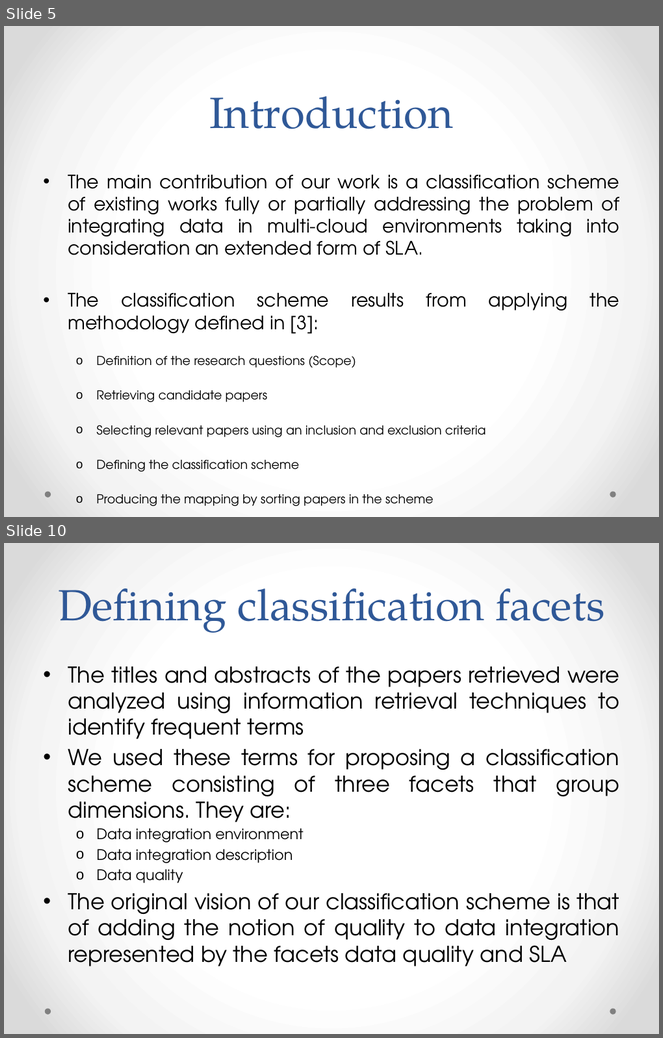
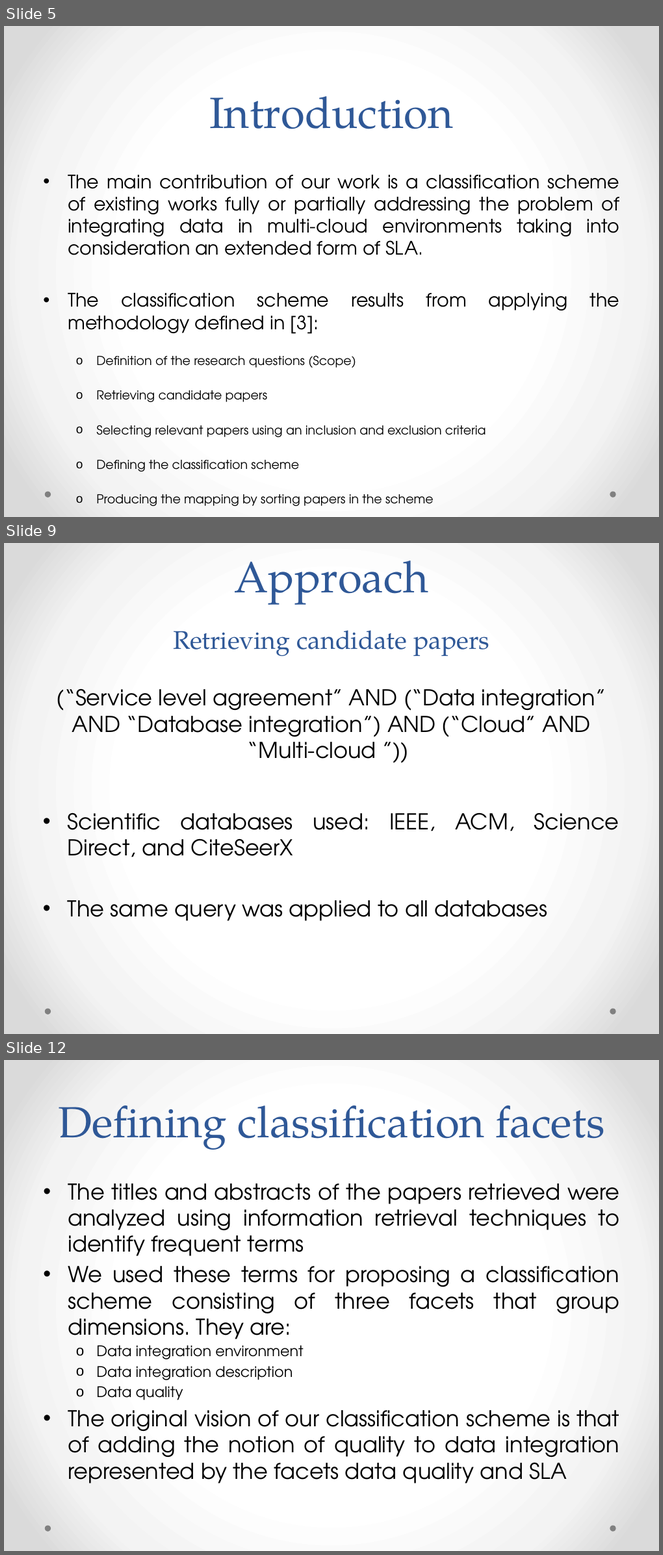
Before and after one commit to danielboni/DanielCarvalho-PhD, a slide deck: Presentations/DEXA 2015 Presentation.pptx. Shown one above the other, each under a label of ours: slides 5 and 10 before the commit, slides 5, 9 and 12 after it; the slides between them are not shown. The pictures are 663x1038 and 663x1555 pixels, drawn with LibreOffice and Linux fonts; fonts in the diff are those of the drawing. Boxes give left, top, right and bottom in pixels: in the first picture for what was removed or moved away, otherwise in the second. Text is boxed around its words. In the diff, an @@ line names an element or a change of style, - is before the commit and + after.

Commit message:
DEXA Presentation
Second part: objectives and approach

```diff
--- a/Presentations/DEXA 2015 Presentation.pptx
+++ b/Presentations/DEXA 2015 Presentation.pptx
@@ slide 9 added at (4,543,659,1034), background gradient #FFFFFF to #F4F4F4 to #DADADA; not listed: 2 template elements that a slide beside it also shows @@
@@ title added at (174,561,490,656), 28 pt, text #2F5897 @@
+Approach
+Retrieving candidate papers
@@ text added at (57,689,607,759), 24 pt, text #000000 @@
+(“Service level agreement” AND (“Data integration” AND “Database integration”) AND (“Cloud” AND “Multi-cloud ”))
@@ text added at (68,813,620,921), 24 pt, text #000000 @@
+• Scientific databases used: IEEE, ACM, Science Direct, and CiteSeerX
+• The same query was applied to all databases
@@ what was slide 10 is now slide 12 @@
```
Also in this commit, not shown: 3 slides changed, 2 other slides added, 1 slide removed.
